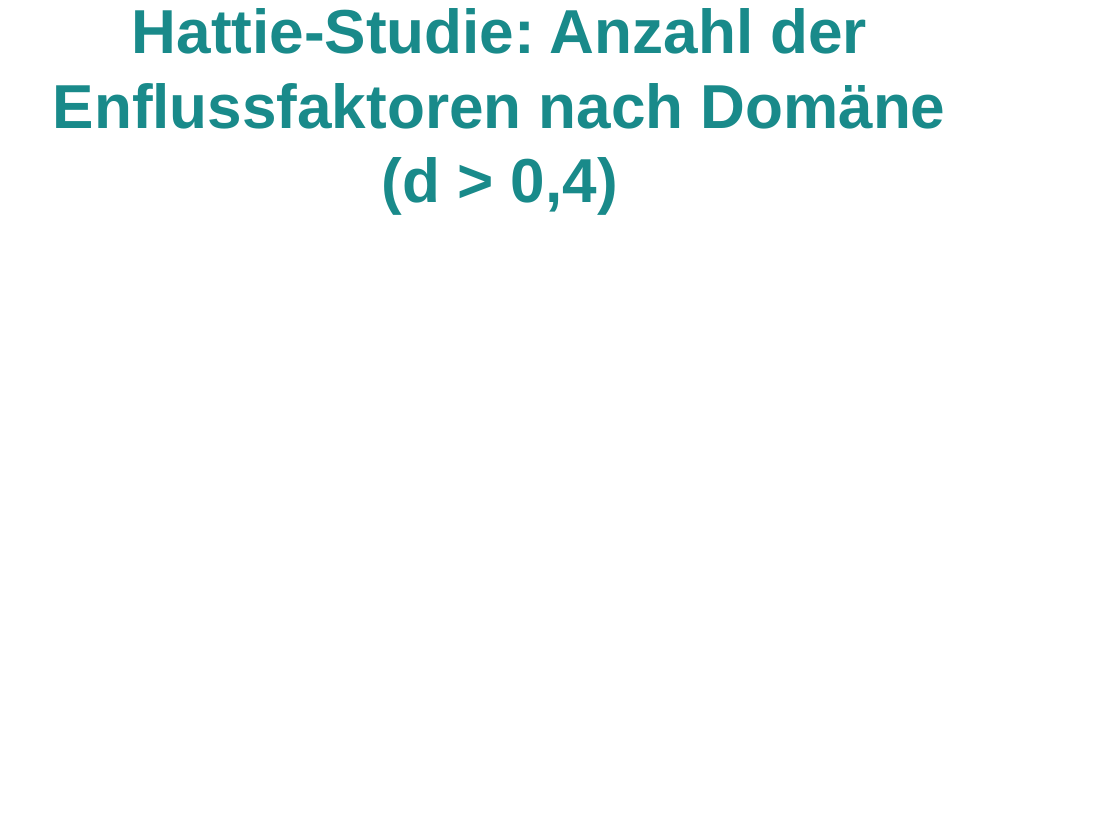
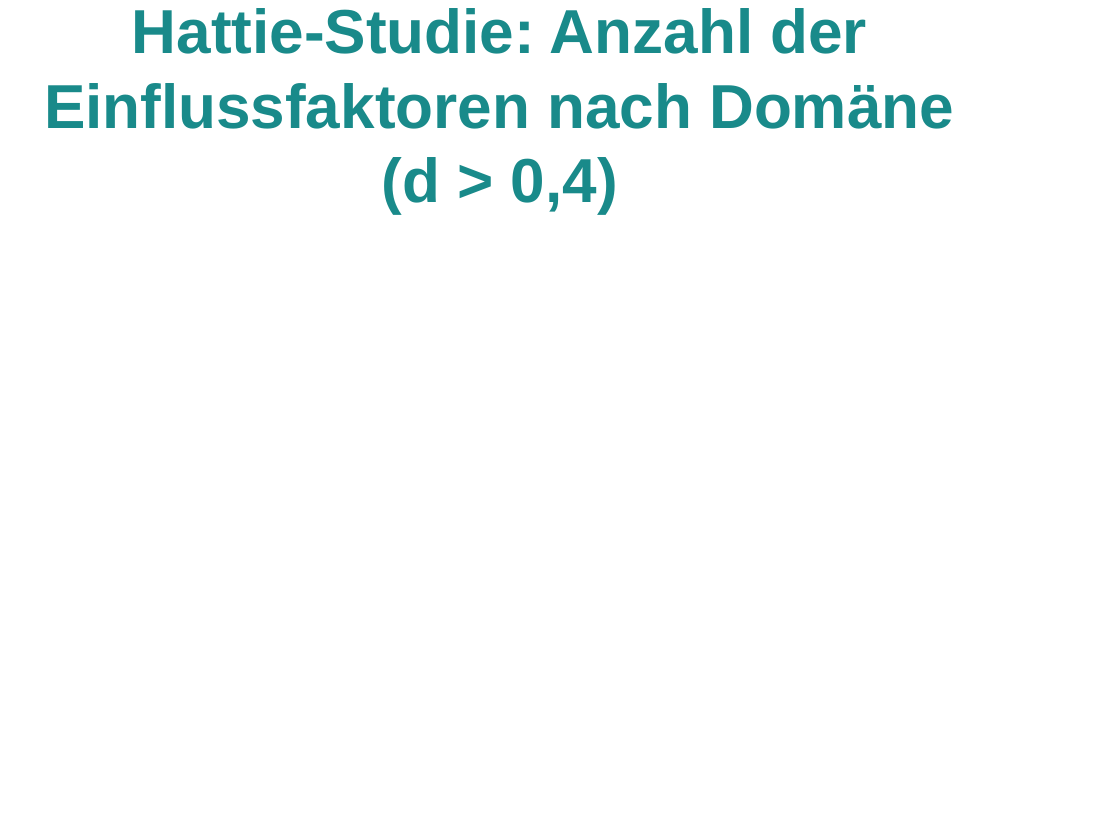
Before and after one commit to LorenzMueller/SS19, a slide deck: slide 13 of Mathe Didaktik/Präsentation.odp (slide 11 before the commit). Drawn at 1120x840 pixels with LibreOffice and Linux fonts; fonts in the diff are those of the drawing; background and template pictures are left out. Boxes give left, top, right and bottom in pixels: in the first picture for what was removed or moved away, otherwise in the second. Text is boxed around its words. In the diff, an @@ line names an element or a change of style, - is before the commit and + after.

```diff
--- a/Mathe Didaktik/Präsentation.odp
+++ b/Mathe Didaktik/Präsentation.odp
@@ title at <box>44,8,954,214</box>: text changed @@
-Hattie-Studie: Anzahl der Enflussfaktoren nach Domäne (d > 0,4)
+Hattie-Studie: Anzahl der Einflussfaktoren nach Domäne (d > 0,4)
```
Also in this commit, not shown: 3 other slides changed, 5 slides added, 2 other files.
